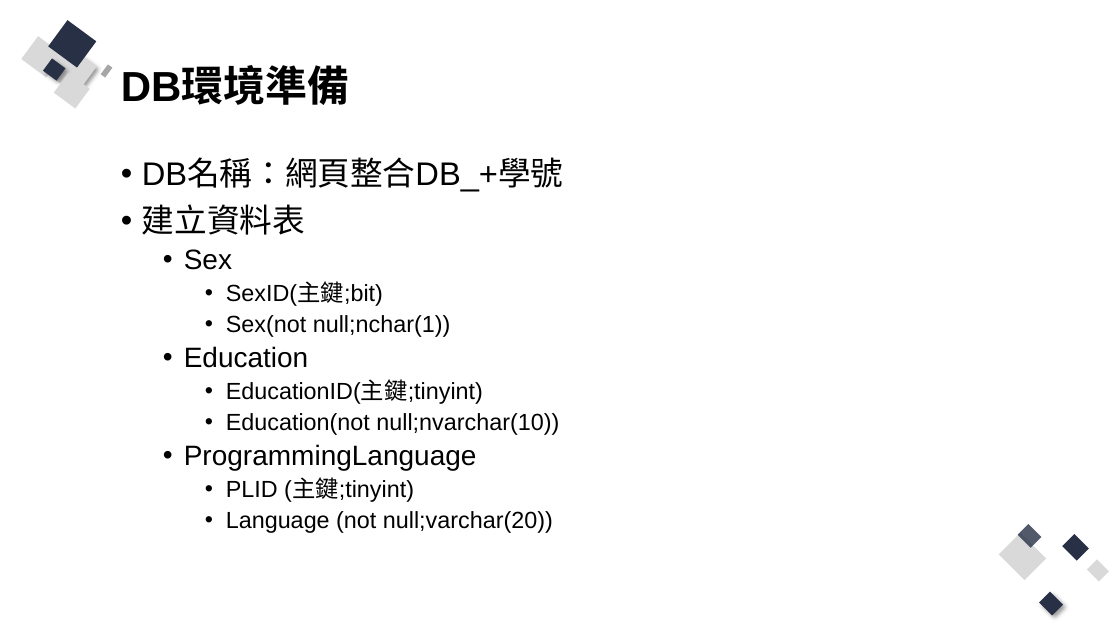
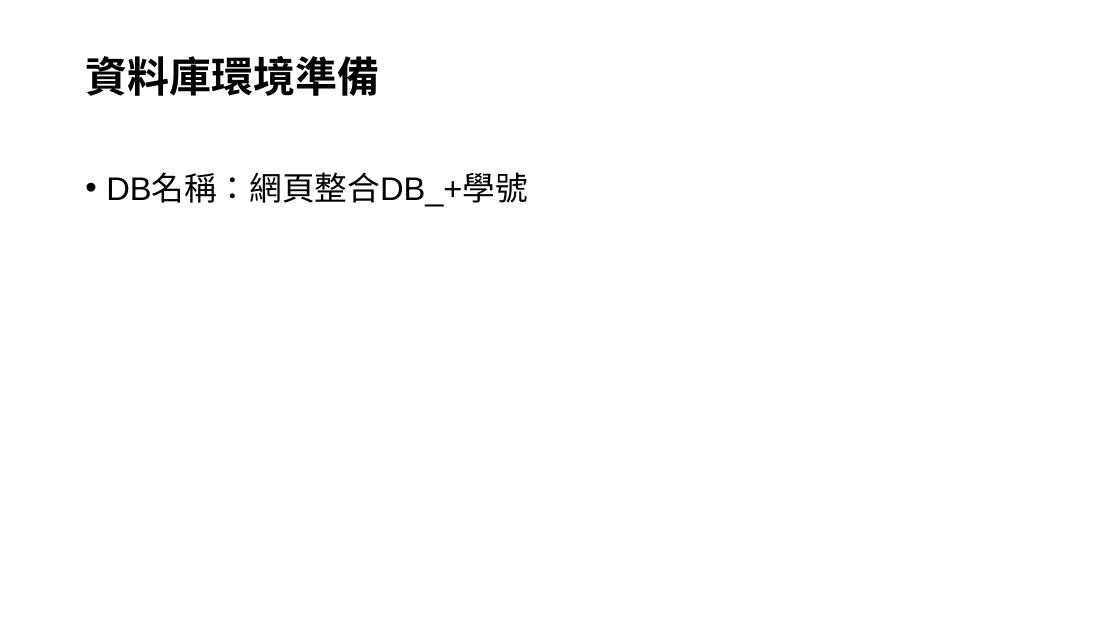
Before and after one commit to Q81JIAXIONG/-, a slide deck: slide 3 of 投影片/3..pptx (slide 4 before the commit). Drawn at 1120x630 pixels with LibreOffice and Linux fonts; fonts in the diff are those of the drawing. Boxes give left, top, right and bottom in pixels: in the first picture for what was removed or moved away, otherwise in the second. Text is boxed around its words. In the diff, an @@ line names an element or a change of style, - is before the commit and + after.

Commit message:
準備第3周sqldatasource範例

```diff
--- a/投影片/3..pptx
+++ b/投影片/3..pptx
@@ title at (85,56,379,96): text changed @@
-DB環境準備
+資料庫環境準備
@@ group removed at (22,20,113,108): 8 rectangles @@
@@ text "DB名稱：網頁整合DB_+學號": place and size @@
-text "DB名稱：網頁整合DB_+學號" at (142,159,563,533)
+text "DB名稱：網頁整合DB_+學號" at (106,174,527,206)
@@ text at (142,204,559,533): paragraphs removed @@
-• 建立資料表
-  • Sex
-    • SexID(主鍵;bit)
-    • Sex(not null;nchar(1))
-  • Education
-    • EducationID(主鍵;tinyint)
-    • Education(not null;nvarchar(10))
-  • ProgrammingLanguage
-    • PLID (主鍵;tinyint)
-    • Language (not null;varchar(20))
@@ group removed at (999,524,1110,616): 5 rectangles @@
```
Also in this commit, not shown: 3 other slides changed, 25 slides added, 2 slides removed, 12 other files.
